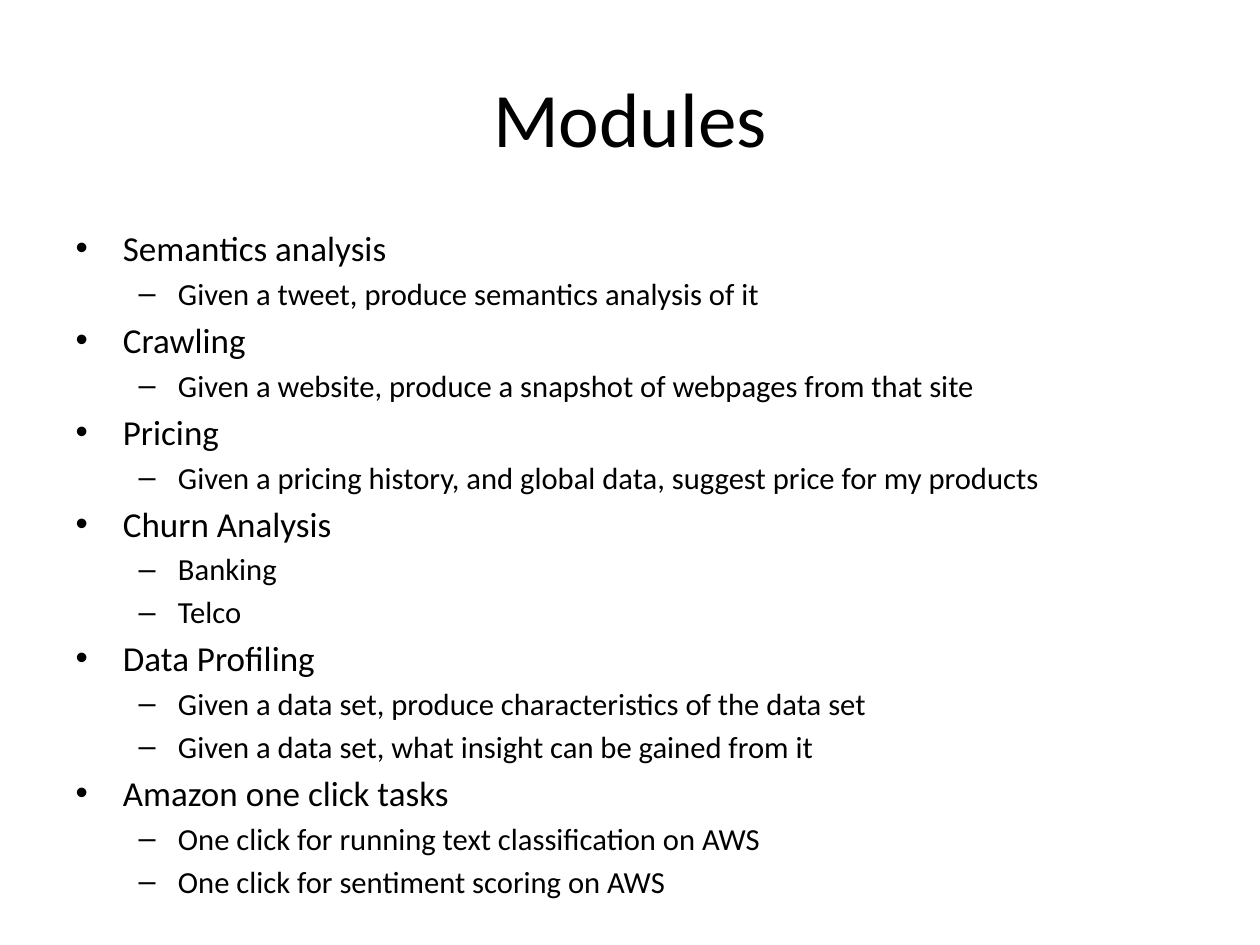
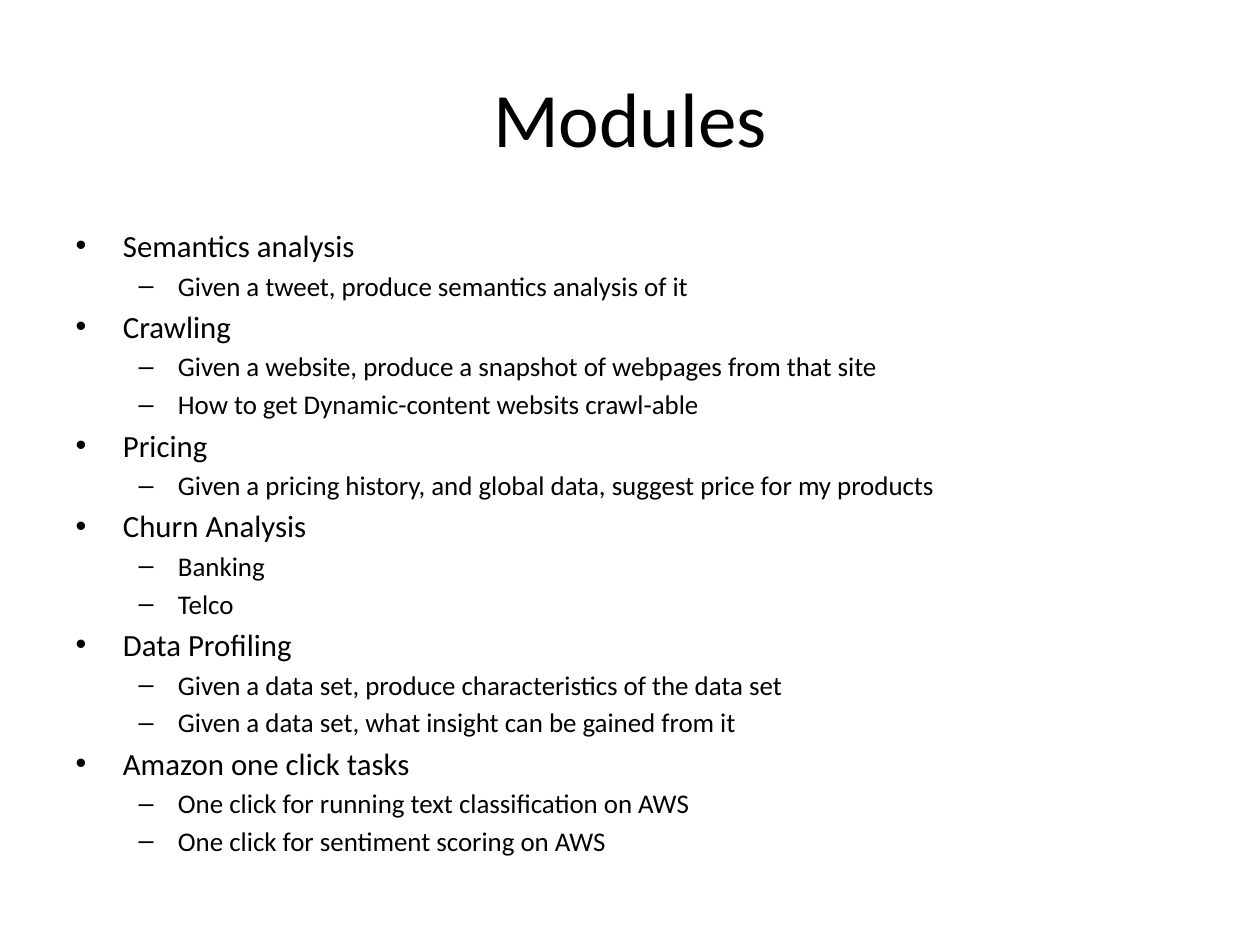
Before and after one commit to OpenDataMining/docs, a slide deck: slide 4 of ProblemStatements.pptx. Drawn at 1260x945 pixels with LibreOffice and Linux fonts; fonts in the diff are those of the drawing. Boxes give left, top, right and bottom in pixels: in the first picture for what was removed or moved away, otherwise in the second. Text is boxed around its words. In the diff, an @@ line names an element or a change of style, - is before the commit and + after.

```diff
--- a/ProblemStatements.pptx
+++ b/ProblemStatements.pptx
@@ text at [123,235,933,856]: size 20 to 17.6 pt in "Semantics analysis", "Crawling", "Pricing", "Churn Analysis" and 2 more places; size 17.5 to 15.4 pt in "Given a tweet, produce semantics analysis of ...", "Given a website, produce a snapshot of ...", "Given a pricing history, and global data, ...", "Banking" and 5 more places @@
@@ text at [178,395,698,419]: paragraph added @@
+  – How to get Dynamic-content websits crawl-able
```
Also in this commit, not shown: 2 other slides changed, 4 slides added.
